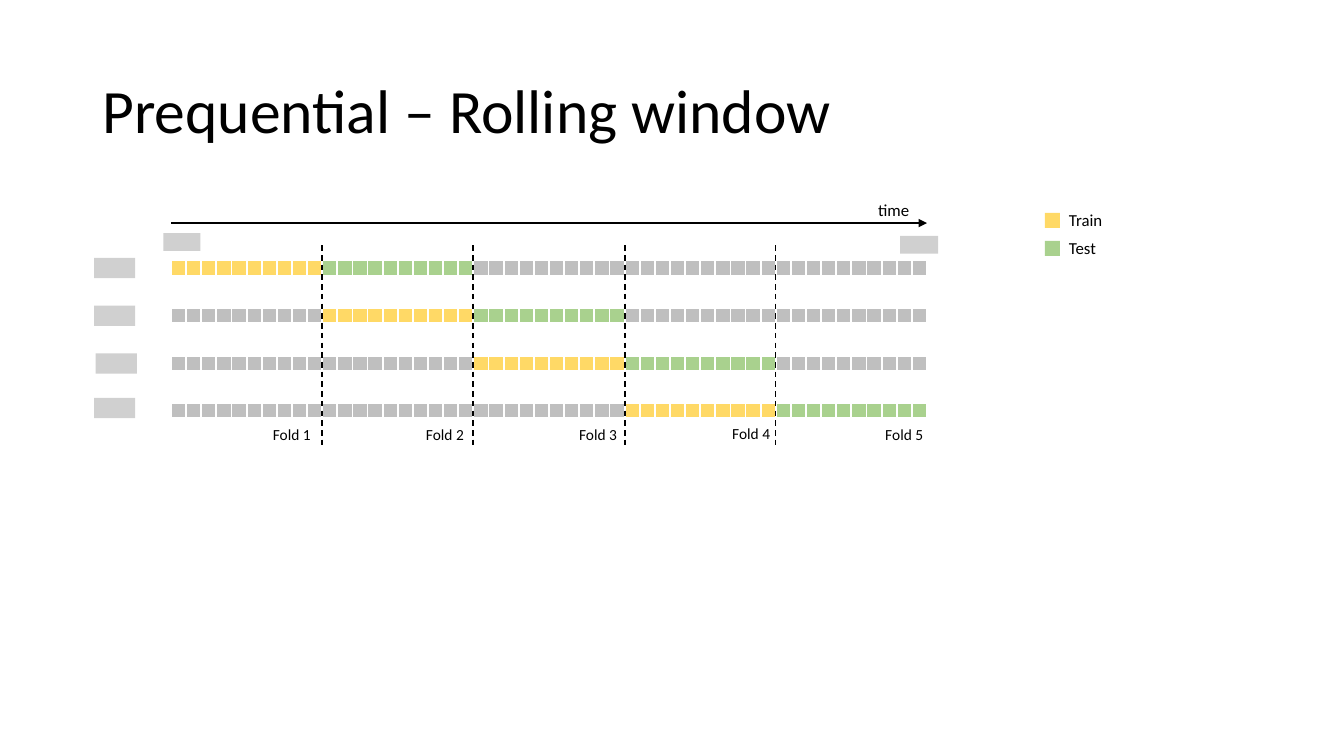
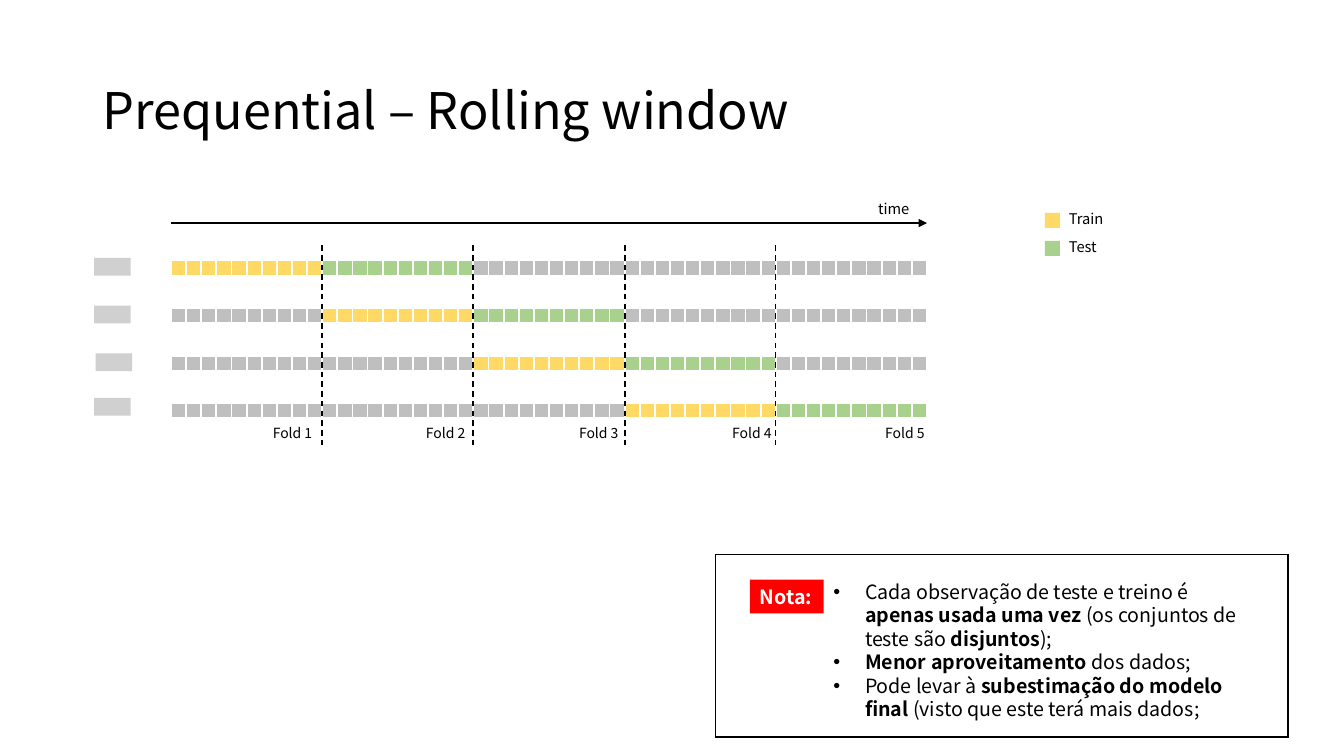
Before and after one commit to MiguelLoureiro98/timecave, a slide deck: slide 18 of papers/.ppt/cvtimeseries.pptx (slide 17 before the commit). Drawn at 1344x756 pixels with LibreOffice and Linux fonts; fonts in the diff are those of the drawing; grey boxes stand for pictures; background and template pictures are left out. Boxes give left, top, right and bottom in pixels: in the first picture for what was removed or moved away, otherwise in the second. Text is boxed around its words. In the diff, an @@ line names an element or a change of style, - is before the commit and + after.

```diff
--- a/papers/.ppt/cvtimeseries.pptx
+++ b/papers/.ppt/cvtimeseries.pptx
@@ title "Prequential – Rolling window" at (102,89,789,142): size 44 to 36 pt, font Calibri to Noto Sans CJK TC @@
@@ picture removed at (163,233,201,251) @@
@@ picture removed at (900,236,939,254) @@
@@ size 12 to 10.5 pt, font Calibri to Noto Sans CJK TC in 3 elements at (878,202,909,214), (1069,212,1103,224), (1069,241,1097,252) @@
@@ picture: place and size @@
-picture at (94,258,135,278)
+picture at (94,258,130,276)
@@ picture: place and size @@
-picture at (94,306,135,326)
+picture at (94,306,130,324)
@@ picture: place and size @@
-picture at (96,354,137,374)
+picture at (96,354,132,372)
@@ picture: place and size @@
-picture at (94,398,135,418)
+picture at (94,398,130,416)
@@ size 11 to 10 pt, font Calibri to Noto Sans CJK TC in 5 elements at (273,427,312,438), (885,427,925,438), (426,427,466,438), (579,427,619,438), (732,427,772,438) @@
@@ rectangle added at (716,555,1289,737), outline #000000 1 pt @@
@@ rectangle added at (750,580,824,614), fill #FF0000, 14 pt, text #FFFFFF, bold @@
+Nota:
@@ text added at (865,582,1237,721), 14 pt, text #000000 @@
+• Cada observação de teste e treino é apenas usada uma vez (os conjuntos de teste são disjuntos);
+• Menor aproveitamento dos dados;
+• Pode levar à subestimação do modelo final (visto que este terá mais dados;
```
Also in this commit, not shown: 20 other slides changed, 2 slides added, 1 other file.
